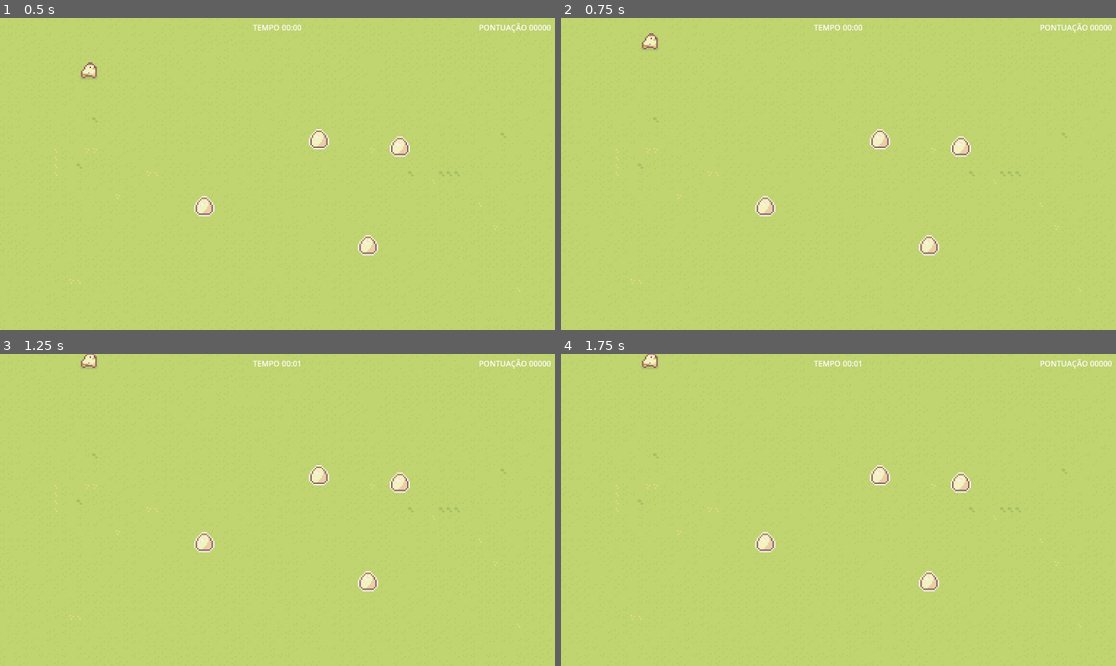
Above: before the commit, frames 1-4 (two rows, left to right).
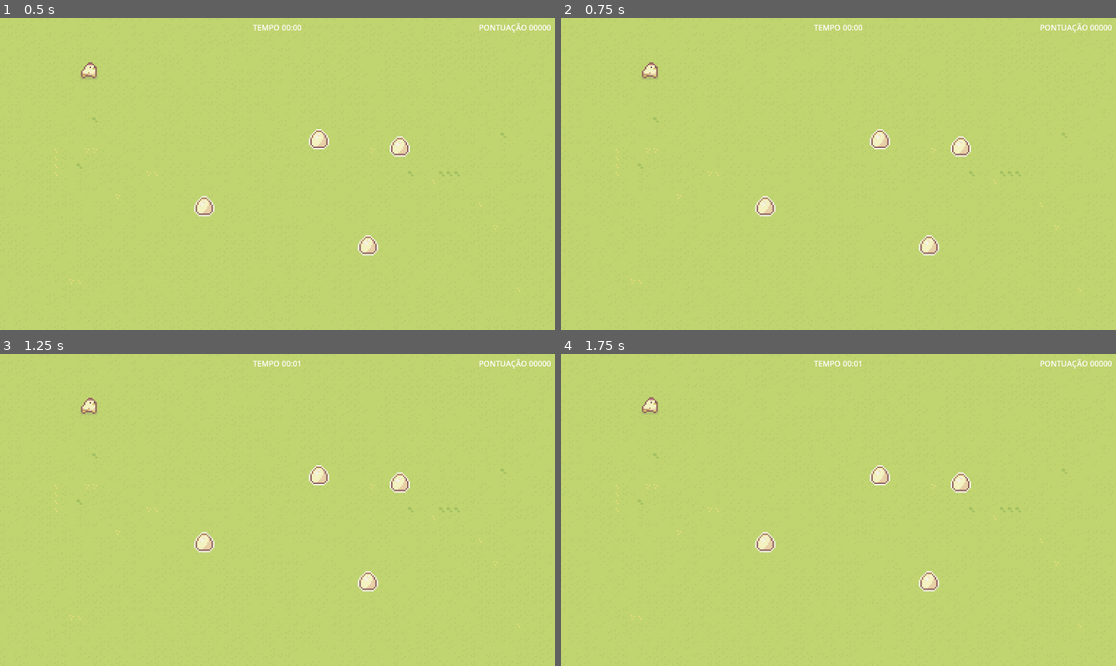
Above: after the commit, the same moments.

Repository: itstaris/jogo-camaleao
Game: Godot game, scene res://levels/level01.tscn
Two runs of this game, one before a commit and one after it. Both use one fixed random seed, a clock stepped at 60 frames per second and the inputs below.
Inputs:
- Up to frame 1 (0.5 s): no input
- Up to frame 2 (0.75 s): tap Enter at 0.5 s; hold Up (ui_up) from 0.53 s (still down)
- Up to frame 3 (1.25 s): keep holding Up (ui_up)
- Up to frame 4 (1.75 s): keep holding Up (ui_up); tap Space at 1.25 s

Frame 1 is identical in both runs. In frame 2, 0.2% of the frame differs, in the area x 14-18%, y 4-20%; in frame 3, 0.2%; in frame 4, 0.2%.

Commit message:
Update player.gd

Diff:
--- a/scripts/player.gd
+++ b/scripts/player.gd
@@ -1,7 +1,7 @@
 extends CharacterBody2D
 
 
-const SPEED = 300.0
+const SPEED = 2
 
 func _physics_process(_delta):
 
